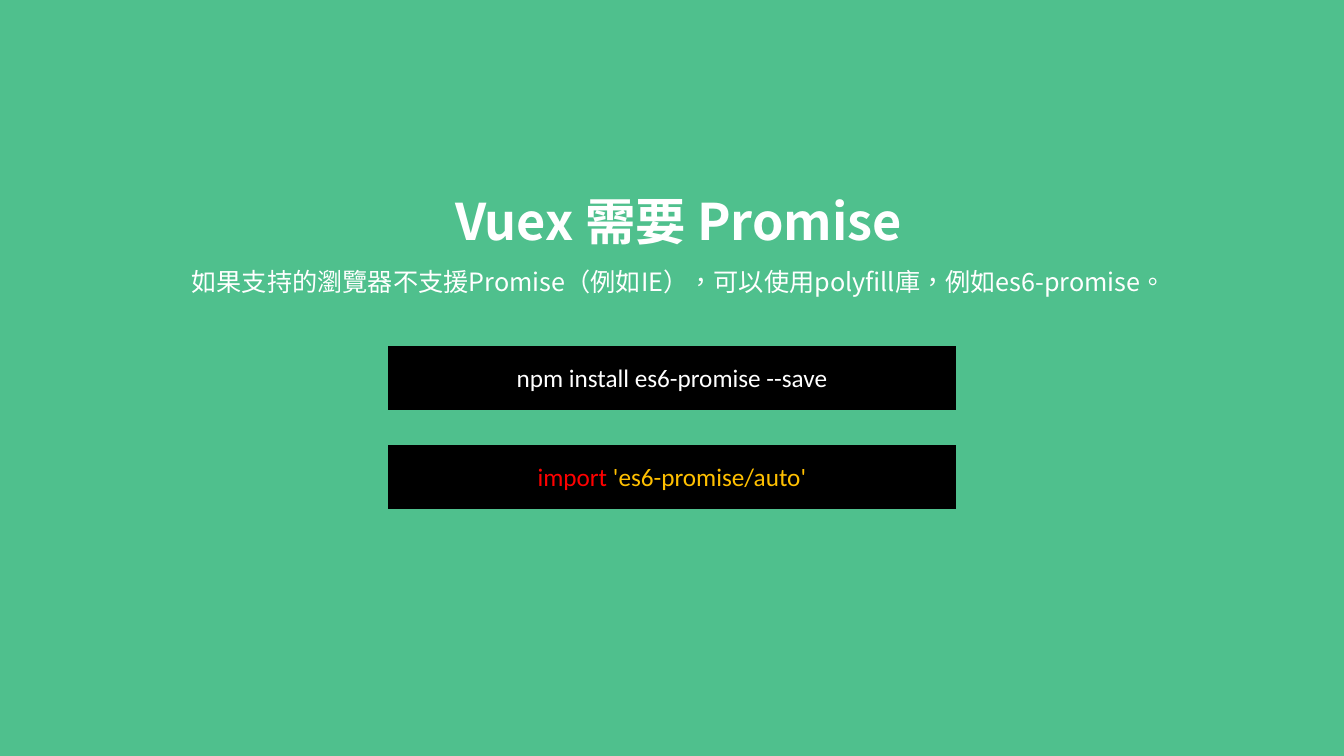
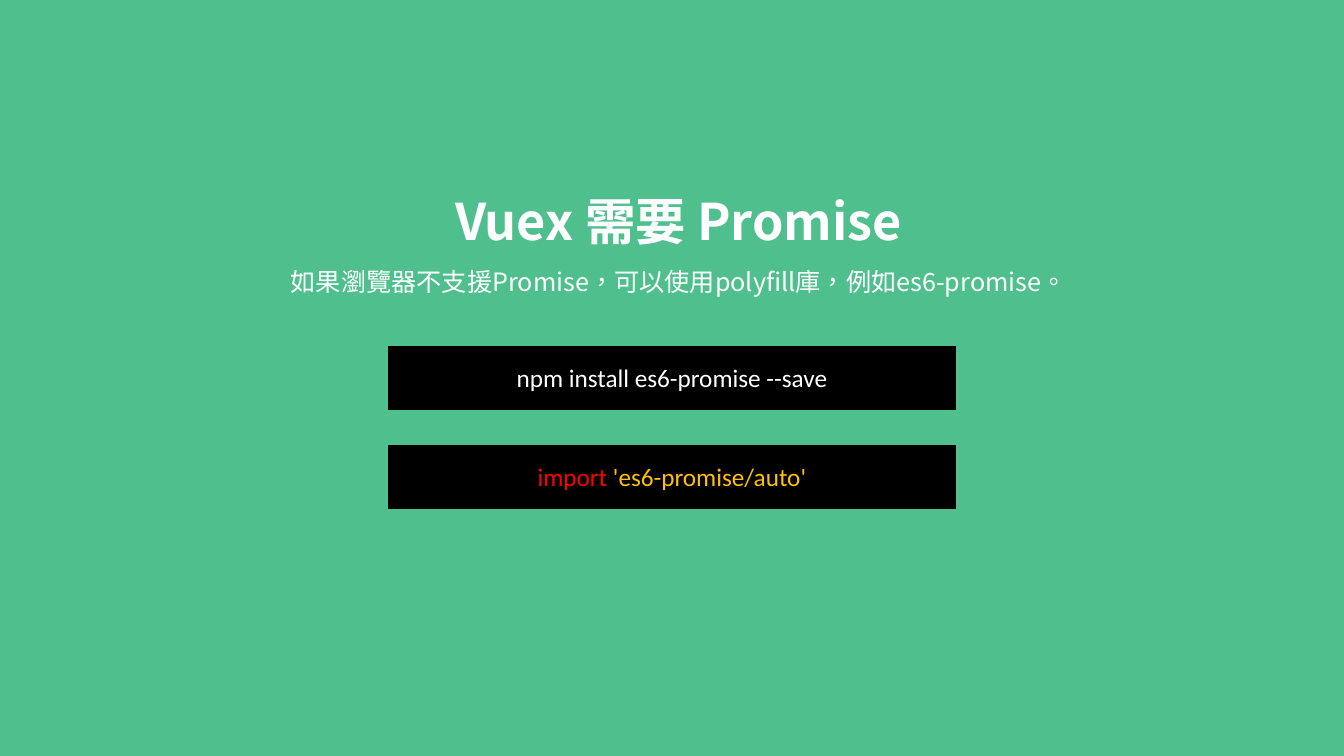
Before and after one commit to MikeOnlineCourse/Vue3_Course_Example, a slide deck: slide 8 of 07-Vuex/vuex.pptx. Drawn at 1344x756 pixels with LibreOffice and Linux fonts; fonts in the diff are those of the drawing. Boxes give left, top, right and bottom in pixels: in the first picture for what was removed or moved away, otherwise in the second. Text is boxed around its words. In the diff, an @@ line names an element or a change of style, - is before the commit and + after.

Commit message:
fix ppt

```diff
--- a/07-Vuex/vuex.pptx
+++ b/07-Vuex/vuex.pptx
@@ text at [291,270,1067,297]: text changed @@
-如果支持的瀏覽器不支援Promise（例如IE），可以使用polyfill庫，例如es6-promise。
+如果瀏覽器不支援Promise，可以使用polyfill庫，例如es6-promise。
```
